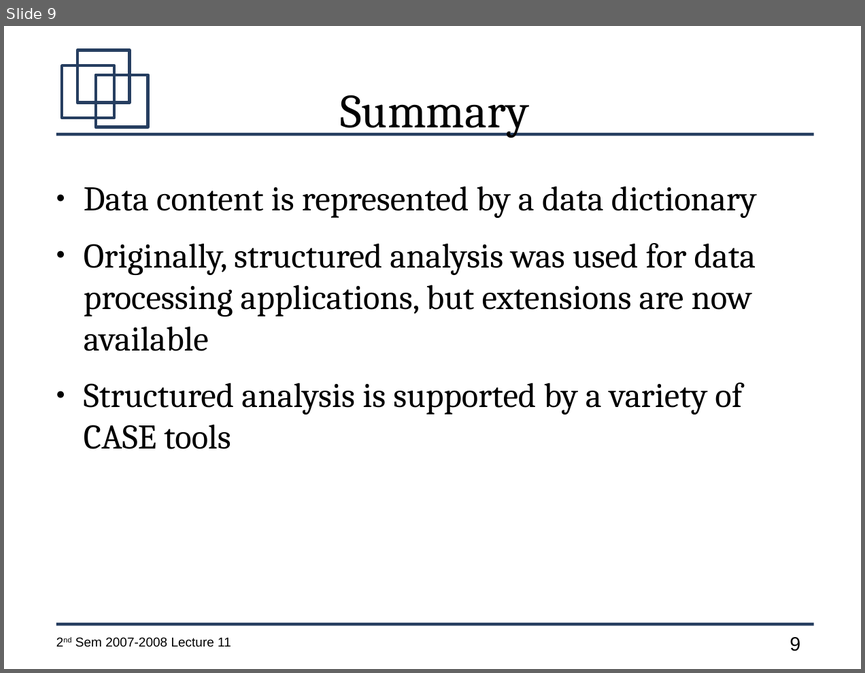
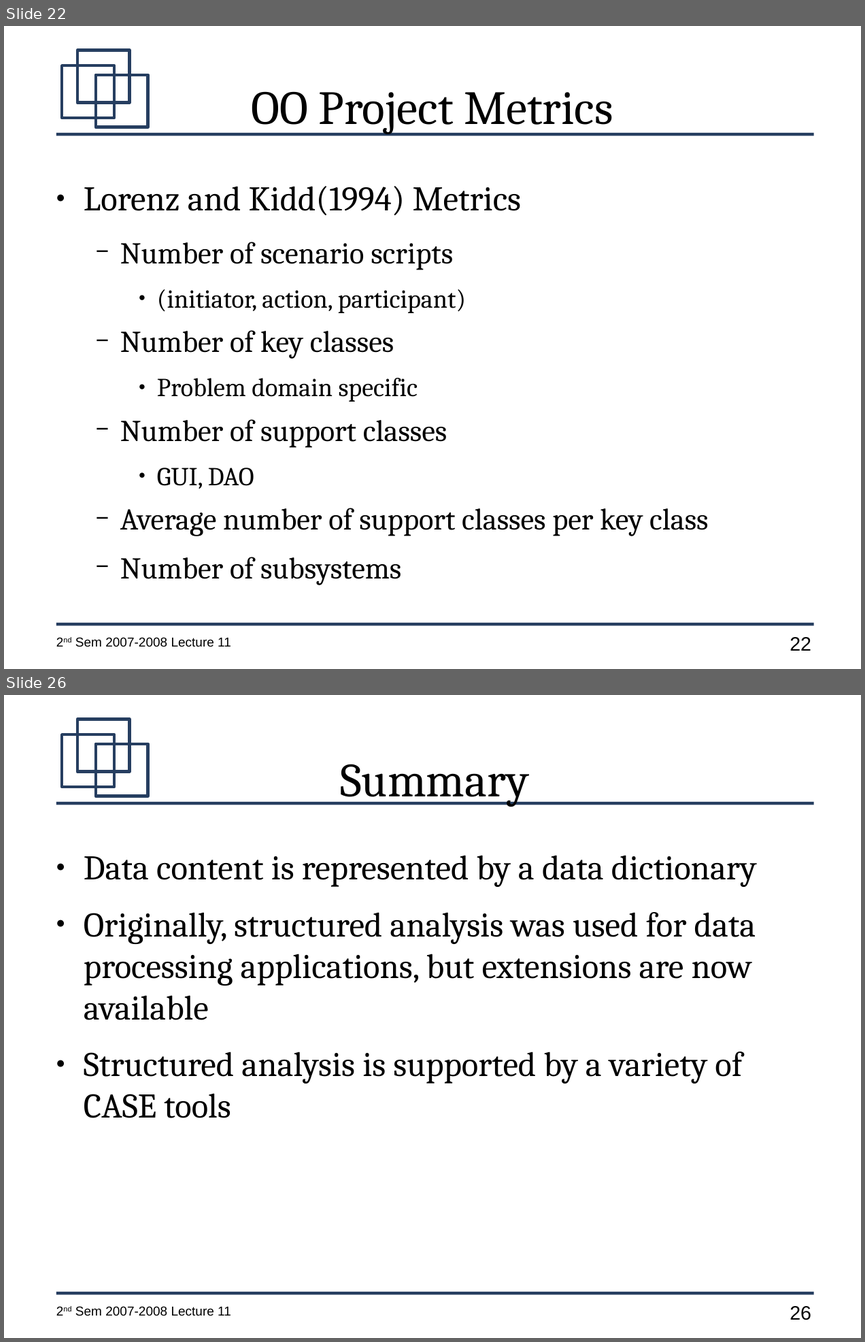
Before and after one commit to jachermocilla/jach-homepage, a slide deck: CMSC128-2nd-Sem-2007-L11.odp. Shown one above the other, each under a label of ours: slide 9 before the commit, slides 22 and 26 after it; the slides between them are not shown. The pictures are 865x673 and 865x1342 pixels, drawn with LibreOffice and Linux fonts; fonts in the diff are those of the drawing. Boxes give left, top, right and bottom in pixels: in the first picture for what was removed or moved away, otherwise in the second. Text is boxed around its words. In the diff, an @@ line names an element or a change of style, - is before the commit and + after.

```diff
--- a/CMSC128-2nd-Sem-2007-L11.odp
+++ b/CMSC128-2nd-Sem-2007-L11.odp
@@ slide 22 added at (4, 26, 861, 669), background #FFFFFF; not listed: 7 template elements that a slide beside it also shows @@
@@ title added at (252, 91, 613, 134), 44 pt, text #000000 @@
+OO Project Metrics
@@ text added at (84, 186, 708, 585), 28 pt, text #000000 @@
+● Lorenz and Kidd(1994) Metrics
+  − Number of scenario scripts
+    ● (initiator, action, participant)
+  − Number of key classes
+    ● Problem domain specific
+  − Number of support classes
+    ● GUI, DAO
+  − Average number of support classes per key class
+  − Number of subsystems
@@ what was slide 9 is now slide 26 @@
@@ page number at (789, 1306, 811, 1320): text changed @@
-9
+26
```
Also in this commit, not shown: 17 other slides added, 1 slide removed.
